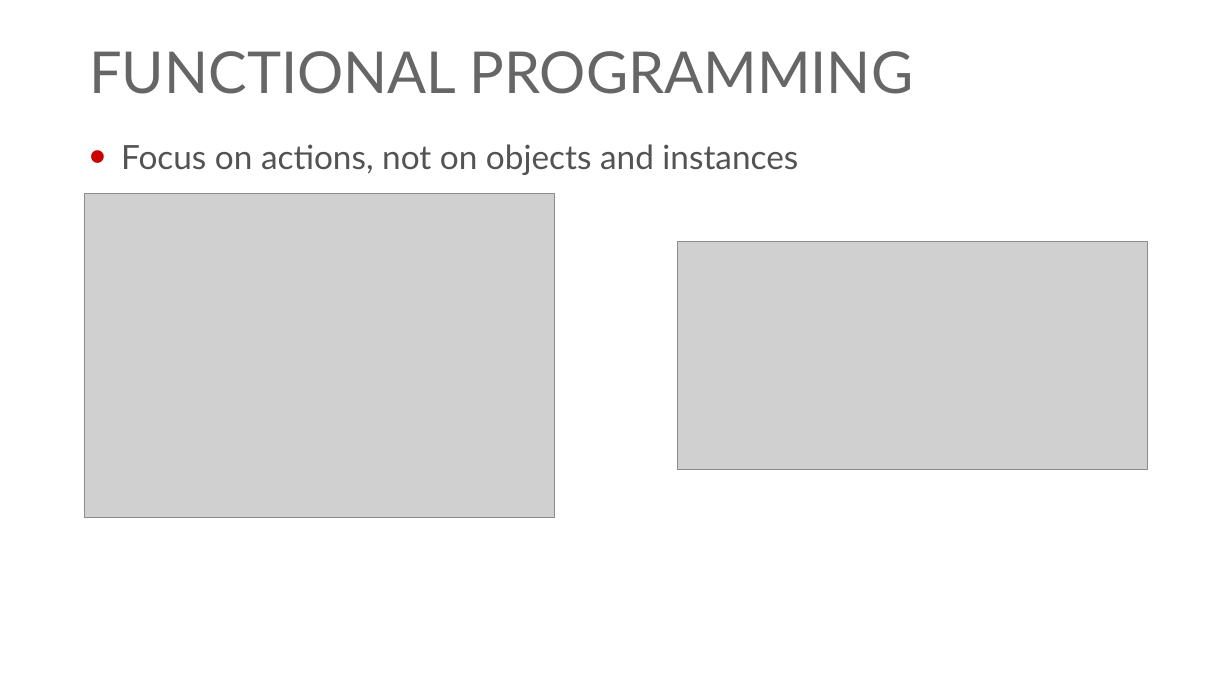
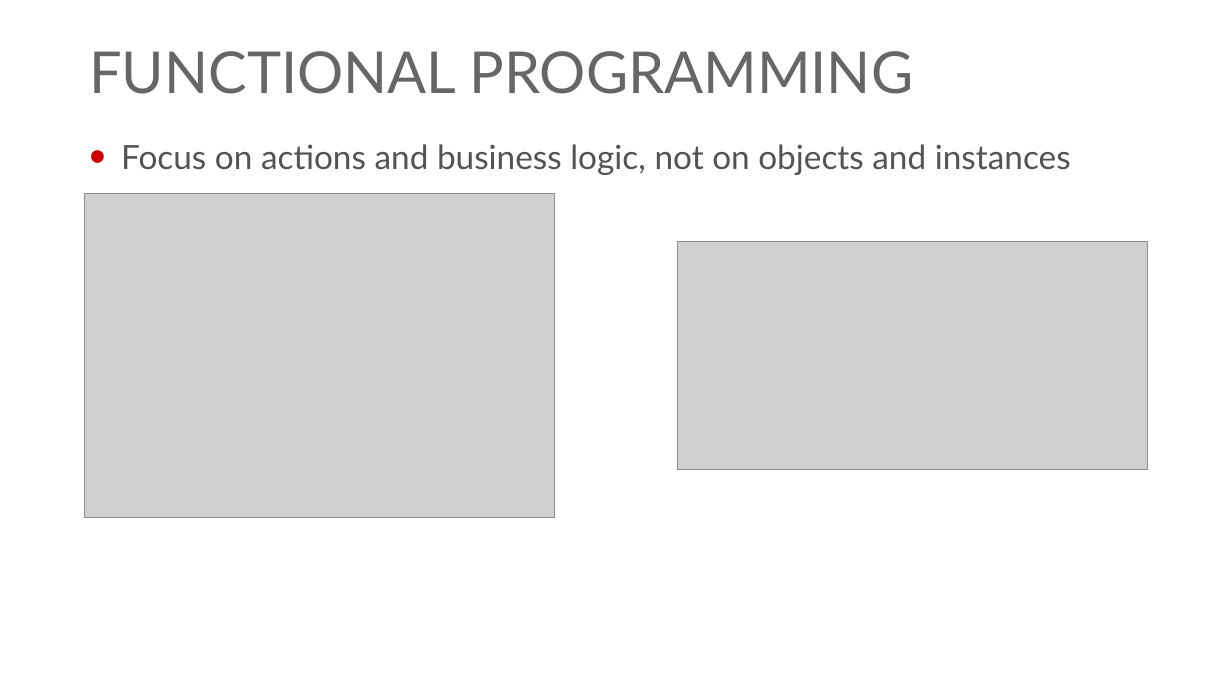
Before and after one commit to georgiyolovski/elixir-tech-talk, a slide deck: slide 5 of Elixir Tech Talk.pptx. Drawn at 1232x693 pixels with LibreOffice and Linux fonts; fonts in the diff are those of the drawing; grey boxes stand for pictures; background and template pictures are left out. Boxes give left, top, right and bottom in pixels: in the first picture for what was removed or moved away, otherwise in the second. Text is boxed around its words. In the diff, an @@ line names an element or a change of style, - is before the commit and + after.

```diff
--- a/Elixir Tech Talk.pptx
+++ b/Elixir Tech Talk.pptx
@@ text at (x1=121, y1=144, x2=1071, y2=175): text changed @@
-• Focus on actions, not on objects and instances
+• Focus on actions and business logic, not on objects and instances
```
Also in this commit, not shown: 7 other slides changed, 2 slides added.
